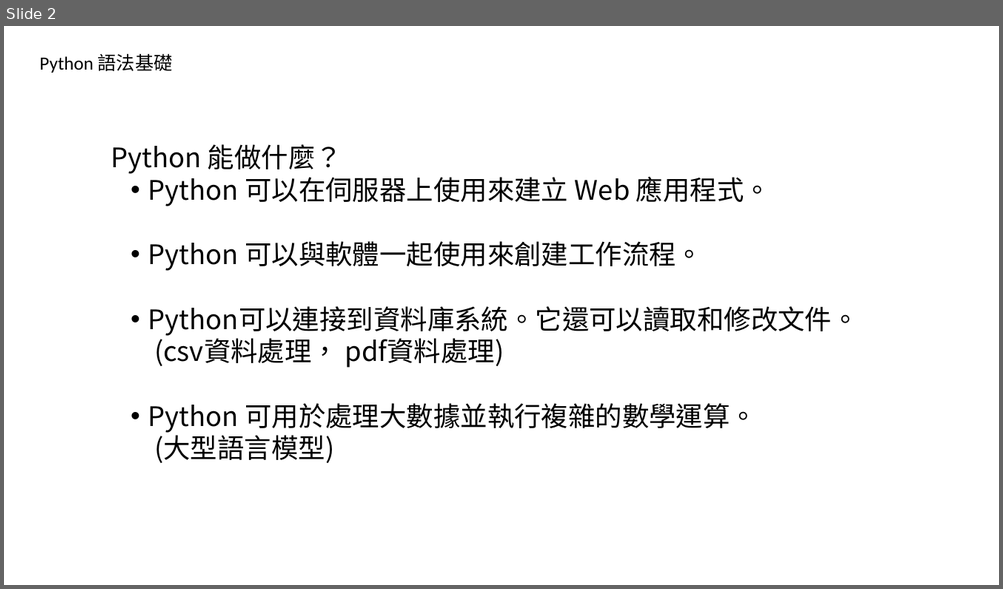
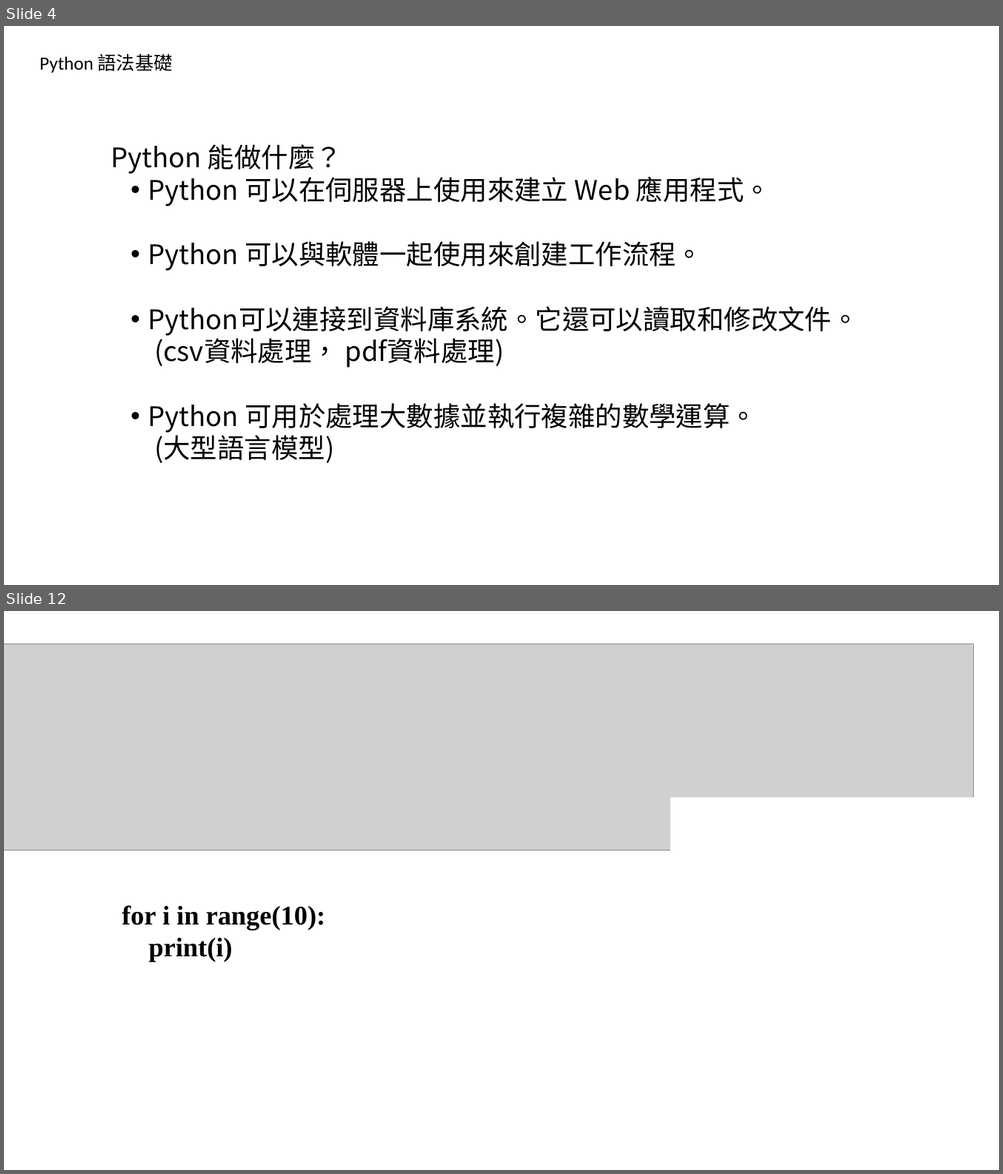
Before and after one commit to mike52ten11/python-data-analysis, a slide deck: python講義.pptx. Shown one above the other, each under a label of ours: slide 2 before the commit, slides 4 and 12 after it; the slides between them are not shown. The pictures are 1003x589 and 1003x1174 pixels, drawn with LibreOffice and Linux fonts; fonts in the diff are those of the drawing; grey boxes stand for pictures. Boxes give left, top, right and bottom in pixels: in the first picture for what was removed or moved away, otherwise in the second. Text is boxed around its words. In the diff, an @@ line names an element or a change of style, - is before the commit and + after.

```diff
--- a/python講義.pptx
+++ b/python講義.pptx
@@ slide 12 added at [4,611,999,1170], background #FFFFFF @@
@@ picture added at [4,644,973,851] @@
@@ rectangle added at [670,798,973,851], fill #FFFFFF, outline #FFFFFF 1 pt @@
@@ text added at [122,906,326,962], 26 pt, text #000000, bold @@
+for i in range(10):
+print(i)
@@ what was slide 2 is now slide 4 @@
```
Also in this commit, not shown: 2 slides changed, 23 other slides added, 1 slide removed, 16 other files.
